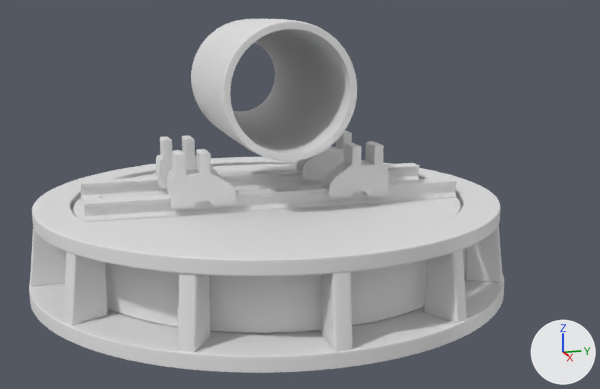
The Blender file canon.blend as it was, and as the next commit left it.
Before and after are seen from a 50 mm camera at (21.91, -5.48, 3.3) aimed at (1.14, 0.57, -1.41). Arrows for +X, +Y and +Z are at lower right; the lights stay in place.
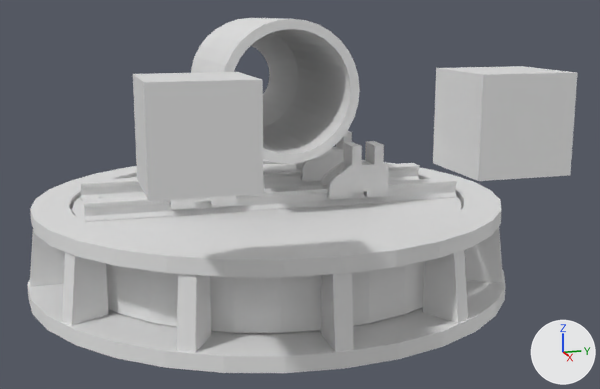
Where the newer file only moved an object's origin or applied its transform, the numbers keep the older frame.

Patch to the scene script:
```diff
--- a/canon.blend.py
+++ b/canon.blend.py
@@ me_cube_018 @@
+me_cube_018.from_pydata(...)  # a box spanning x -1.0..1.0, y 2.09..4.09, z -1.0..1.0
@@ ob_cylinder_024 @@
 ob_cylinder_024.scale = (1.75, 1.75, 2.2)
-_m = ob_cylinder_024.modifiers.new('Subsurf', 'SUBSURF')
-_m.levels = 3
@@ ob_cube_018 @@
+ob_cube_018 = bpy.data.objects.new('Cube.018', me_cube_018)
+ob_cube_018.location = (7.0, 0.0, 1.19)
+_m = ob_cube_018.modifiers.new('Mirror', 'MIRROR')
+_m.use_axis = (False, True, False)
```

Where the change shows, as pixel boxes (x1, y1, x2, y2) in the pictures (600 x 389 px):
'Cube.018', added
    after: (133, 66, 578, 201)
'Cylinder.024', modifiers changed
    before: (191, 19, 357, 161)
    after: (191, 18, 360, 164)
'Cube.017', unchanged, covered by the edit
    before: (167, 149, 236, 209)
    after: (170, 196, 236, 209)
'Cube.014', unchanged, covered by the edit
    before: (156, 136, 217, 189)
